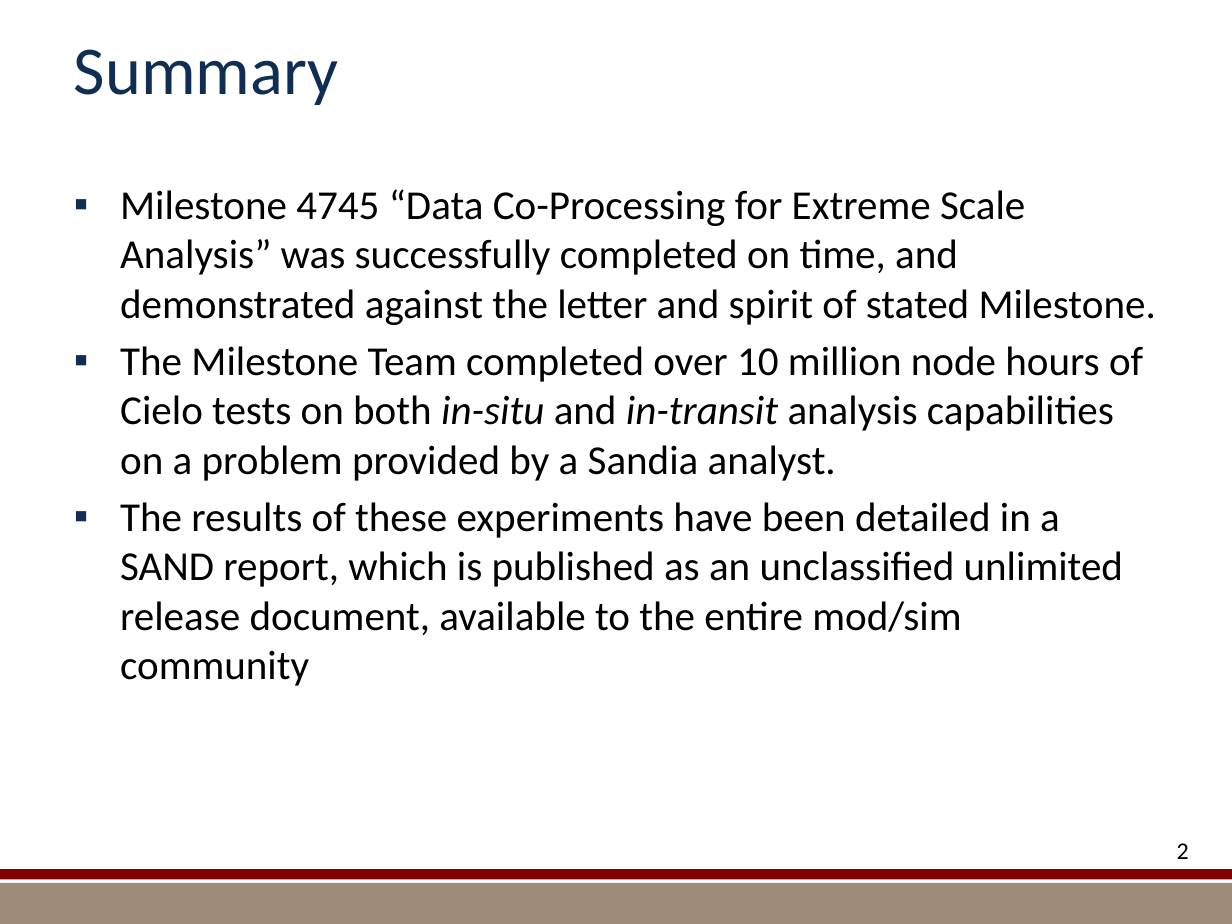
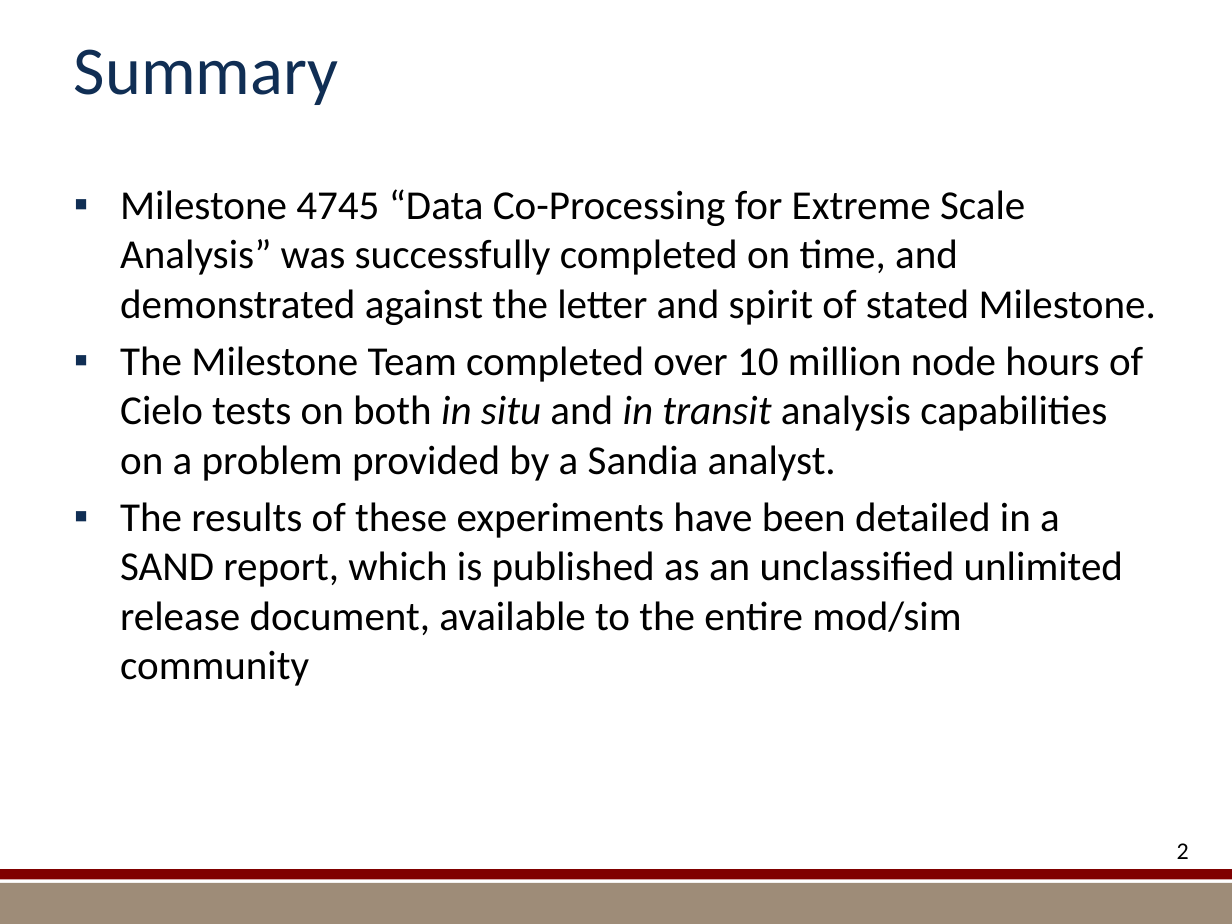
Before and after one commit to kmorel-papers/MilestoneFY13, a slide deck: slide 2 of Summary/SummarySlides.pptx. Drawn at 1232x924 pixels with LibreOffice and Linux fonts; fonts in the diff are those of the drawing; background and template pictures are left out. Boxes give left, top, right and bottom in pixels: in the first picture for what was removed or moved away, otherwise in the second. Text is boxed around its words. In the diff, an @@ line names an element or a change of style, - is before the commit and + after.

Commit message:
Make use of in situ and in transit words consistent.
In all cases they are not hyphenated and italicized.

```diff
--- a/Summary/SummarySlides.pptx
+++ b/Summary/SummarySlides.pptx
@@ text at (x1=120, y1=346, x2=1143, y2=481): text changed @@
-▪ The Milestone Team completed over 10 million node hours of Cielo tests on both in-situ and in-transit analysis capabilities on a problem provided by a Sandia analyst.
+▪ The Milestone Team completed over 10 million node hours of Cielo tests on both in situ and in transit analysis capabilities on a problem provided by a Sandia analyst.
```
Also in this commit, not shown: 12 other slides changed.
